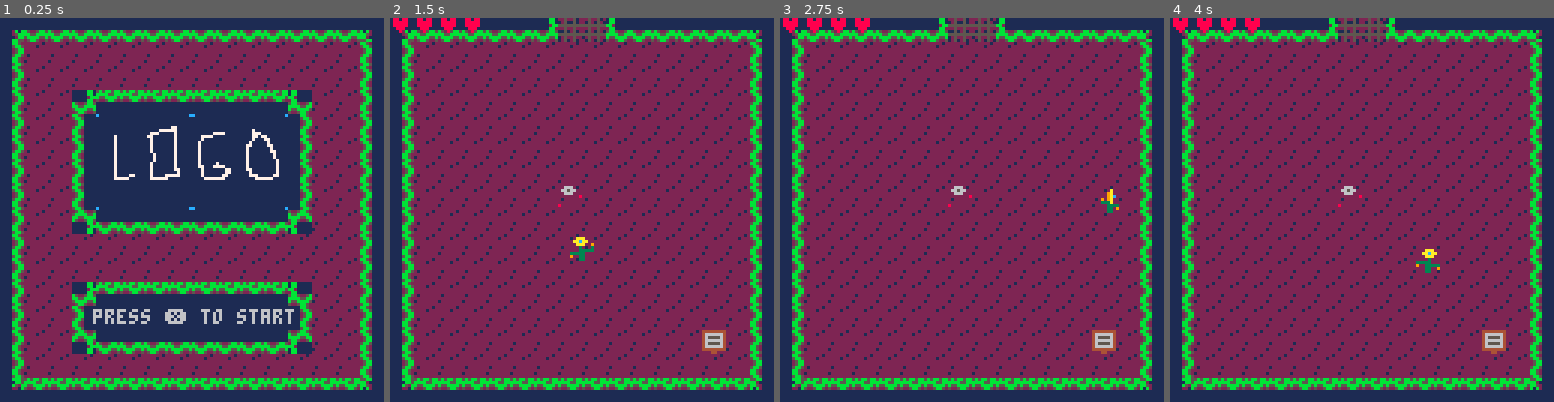
Above: before the commit, frames 1-4 (left to right).
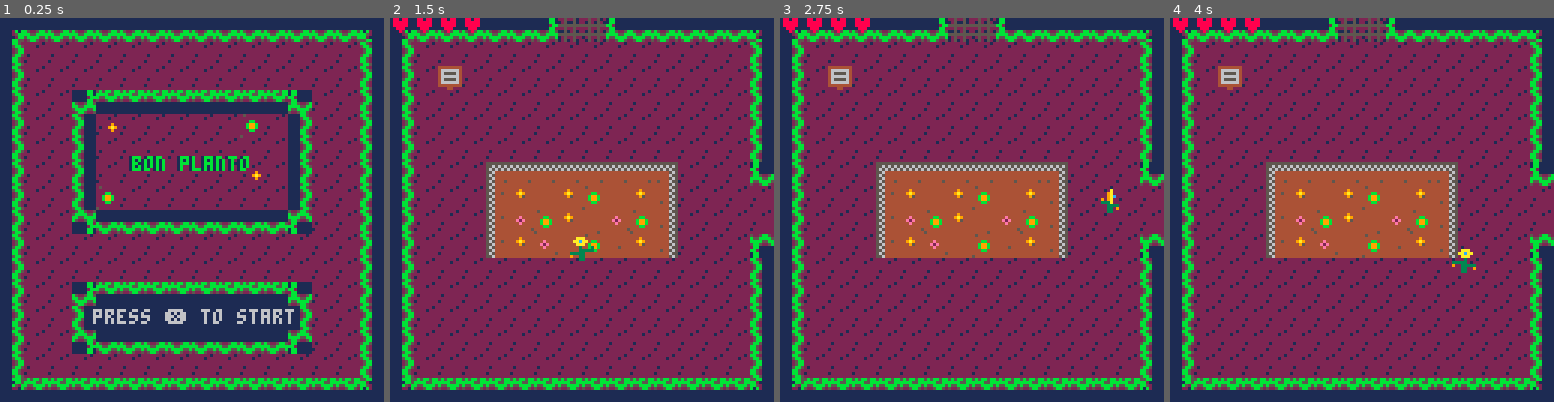
Above: after the commit, the same moments.

Repository: acwright/PICO-8
Game: PICO-8 cartridge ldjam/ldjam.p8
Two runs of this game, one before a commit and one after it. Both use one fixed random seed, a clock stepped at 60 frames per second and the inputs below.
Inputs:
- Up to frame 1 (0.25 s): no input
- Up to frame 2 (1.5 s): tap X (X key) at 0.33, 1.07 s; tap O (Z key) at 0.7 s
- Up to frame 3 (2.75 s): hold Right 1.6-2.1 s; tap O (Z key) at 1.7, 2.1, 2.5 s; tap X (X key) at 1.85 s; hold Up 2.15-2.42 s; hold Right from 2.47 s (still down)
- Up to frame 4 (4 s): tap O (Z key) at 2.9, 3.3, 3.7 s; tap X (X key) at 2.97 s; release Right at 3.03 s; hold Left 3.08-3.58 s; hold Down 3.63-3.97 s

The runs differ from the first frame. In frame 1, 12% of the frame differs, in the area x 25-75%, y 25-50%; in frame 2, 14%; in frame 3, 14%; in frame 4, 15%, in the area x 12-100%, y 12-88%.

Commit message:
Change sprites

Diff:
--- a/ldjam/ldjam.p8
+++ b/ldjam/ldjam.p8
@@ -40,6 +40,8 @@
 			map(112,16)
 			spr(128,32,32,4,4)
 			spr(132,64,32,4,4)
+			print("bon planto",43,46,1)
+			print("bon planto",44,46,11)
 			print("press ❎ to start",31,97,self.c)
 		end
 	}
@@ -62,7 +64,7 @@
 
 function init_game()
 	rooms=init_rooms()
-	room=rooms[19]
+	room=rooms[5]
 
 	player=init_player()
 	game.update=update_game
@@ -1630,7 +1632,7 @@
 
 __gff__
 0002020202020a0a02020202020808080202000202020a0a0000000000000000800202020000044000000000000000001010101010101010010101010101010101010101010101010101010101010101010101010101010101010101010101010101010101010101010101010101010101010101010101010101010101010101
-0000000000000000200202020202020200000000000000000220202020202002000000000000000002202020202020020000000000000000022020202020200200000000000000000000000000000000000000000000000000000000000000000000000000000000000000000000000000000000000000000000000000000000
+0000000000002000202020202020202000000000000000002020202020202020000000000000000020202020202020202000000000000000202020202020202000000000000000000000000000000000000000000000000000000000000000000000000000000000000000000000000000000000000000000000000000000000
 __map__
 0102020202020412120502020202020301020202020204121205020202020203010202020202020202020202020202030102020202031112121301020202020301020202020202020202020202020203010202020202041212130102020202030102020202020412120502020202020301020202020311121205020202020203
 1112121212121212121212121212121311121212121212121212121212121213111212121212121212121212121212131112121212131112121311121212121311121212121212121212121212121213111212121212121212131112121212131112121212121212121212121212121311121212121311121212121212121213
Not shown, changed: 32 lines of the sprite sheet (__gfx__) section of ldjam/ldjam.p8
